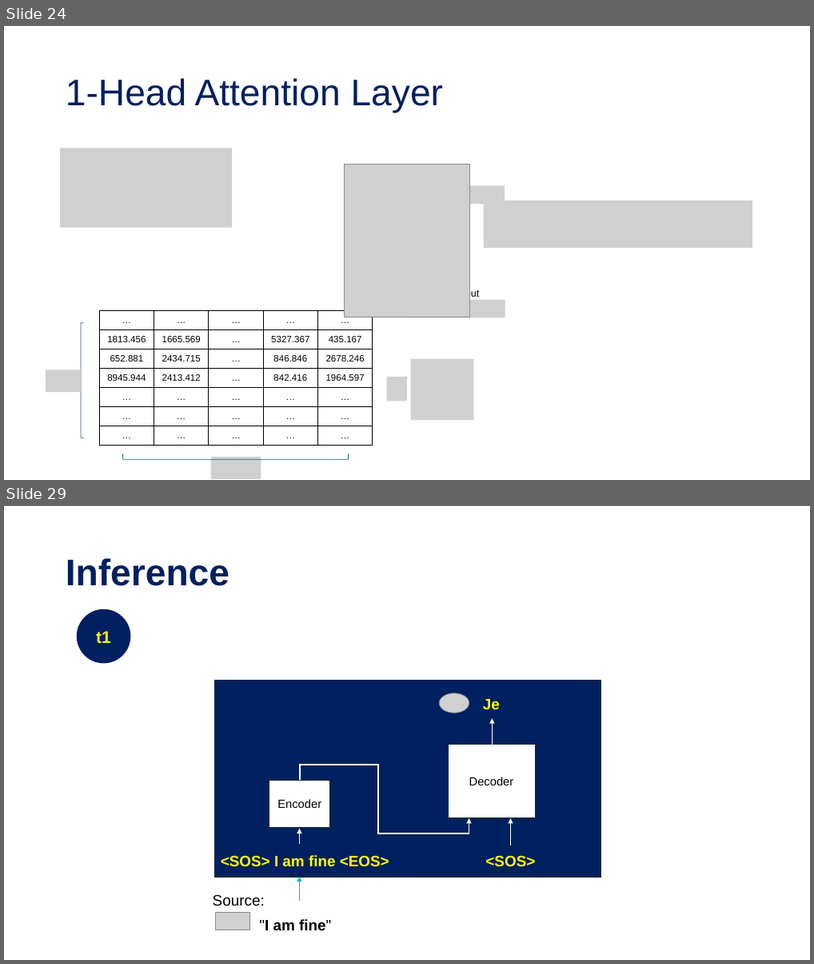
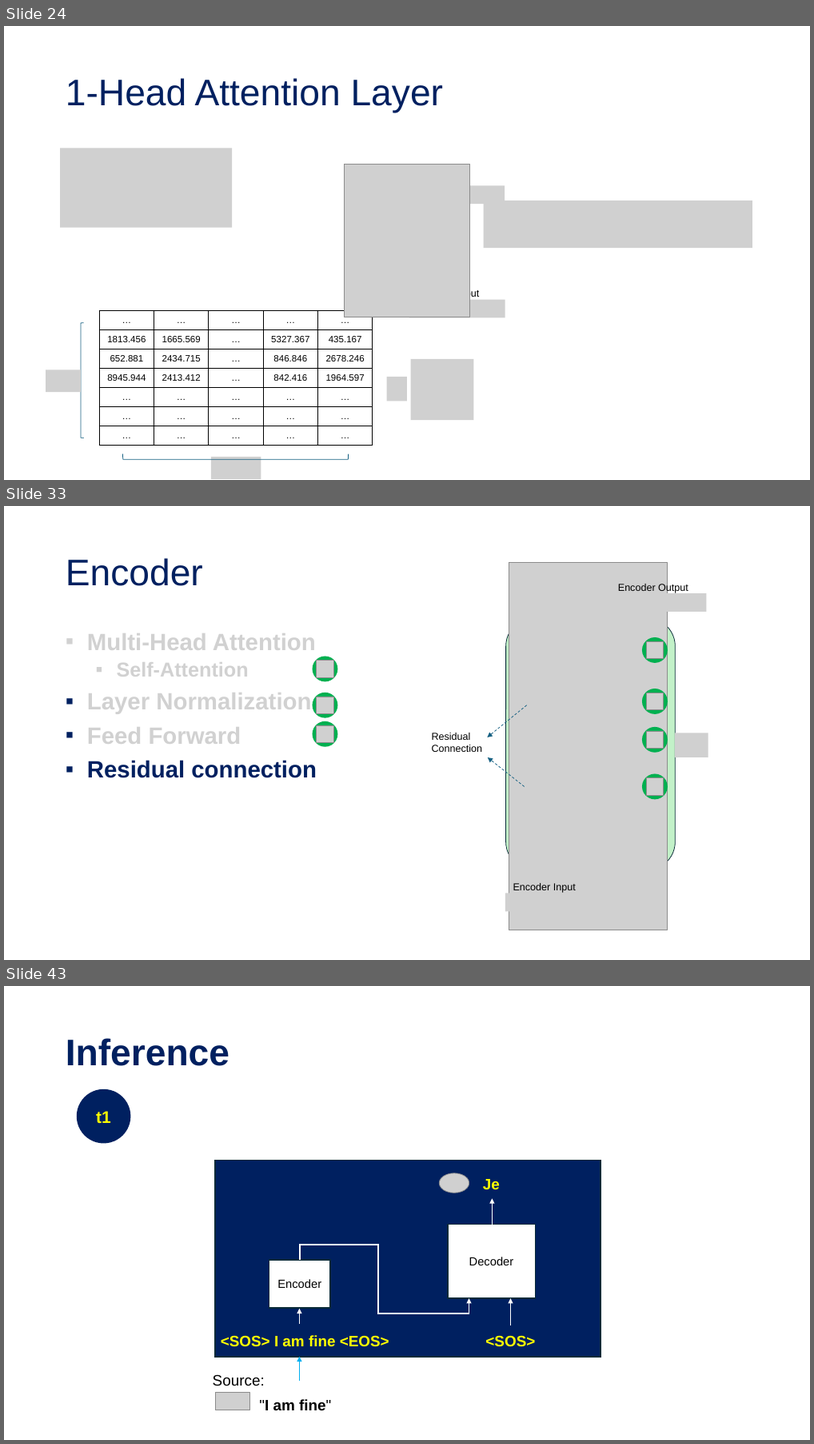
Before and after one commit to tanquangduong/transformer-pt, a slide deck: presentation/Introduction to Transformer.pptx. Shown one above the other, each under a label of ours: slides 24 and 29 before the commit, slides 24, 33 and 43 after it; the slides between them are not shown. The pictures are 814x964 and 814x1444 pixels, drawn with LibreOffice and Linux fonts; fonts in the diff are those of the drawing; grey boxes stand for pictures. Boxes give left, top, right and bottom in pixels: in the first picture for what was removed or moved away, otherwise in the second. Text is boxed around its words. In the diff, an @@ line names an element or a change of style, - is before the commit and + after.

```diff
--- a/presentation/Introduction to Transformer.pptx
+++ b/presentation/Introduction to Transformer.pptx
@@ slide 33 added at [4, 506, 810, 960], background #FFFFFF @@
@@ title added at [66, 558, 203, 586], 44 pt, text #002060 @@
+Encoder
@@ picture added at [509, 562, 668, 929] @@
@@ picture added at [610, 593, 707, 612] @@
@@ text added at [618, 583, 689, 593], 12 pt, text #000000 @@
+Encoder Output
@@ rounded rectangle added at [506, 618, 675, 869], fill #C2F1C8, outline #092A39 0.75 pt @@
@@ text added at [87, 633, 317, 778], 28 pt, text #D1D1D1, bold @@
+▪ Multi-Head Attention
+  ▪ Self-Attention
+▪ Layer Normalization
+▪ Feed Forward
+▪ Residual connection
@@ ellipse added at [643, 637, 668, 663], fill #00B050 @@
@@ picture added at [646, 641, 664, 659] @@
@@ ellipse added at [313, 656, 338, 681], fill #00B050 @@
@@ picture added at [317, 660, 334, 678] @@
@@ ellipse added at [313, 692, 338, 718], fill #00B050 @@
@@ picture added at [317, 696, 334, 714] @@
@@ ellipse added at [643, 688, 668, 714], fill #00B050 @@
@@ picture added at [646, 692, 664, 710] @@
@@ ellipse added at [313, 721, 338, 747], fill #00B050 @@
@@ arrow added from (527, 705) to (487, 737), #156082 0.75 pt dashed @@
@@ picture added at [317, 725, 334, 743] @@
@@ text added at [432, 732, 483, 752], 12 pt, text #000000 @@
+Residual Connection
@@ ellipse added at [643, 727, 668, 752], fill #00B050 @@
@@ picture added at [646, 731, 664, 748] @@
@@ picture added at [675, 733, 709, 757] @@
@@ arrow added from (525, 787) to (488, 757), #156082 0.75 pt dashed @@
@@ ellipse added at [643, 773, 668, 799], fill #00B050 @@
@@ picture added at [646, 778, 664, 795] @@
@@ text added at [514, 883, 576, 892], 12 pt, text #000000 @@
+Encoder Input
@@ picture added at [506, 892, 602, 911] @@
@@ what was slide 29 is now slide 43 @@
```
Also in this commit, not shown: 2 slides changed, 13 other slides added, 1 other file.
